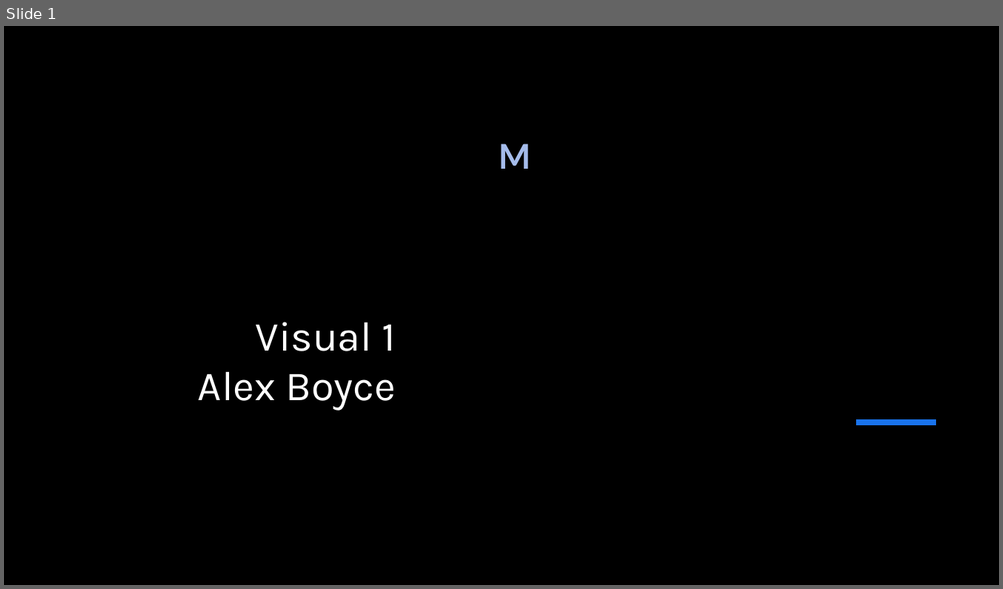
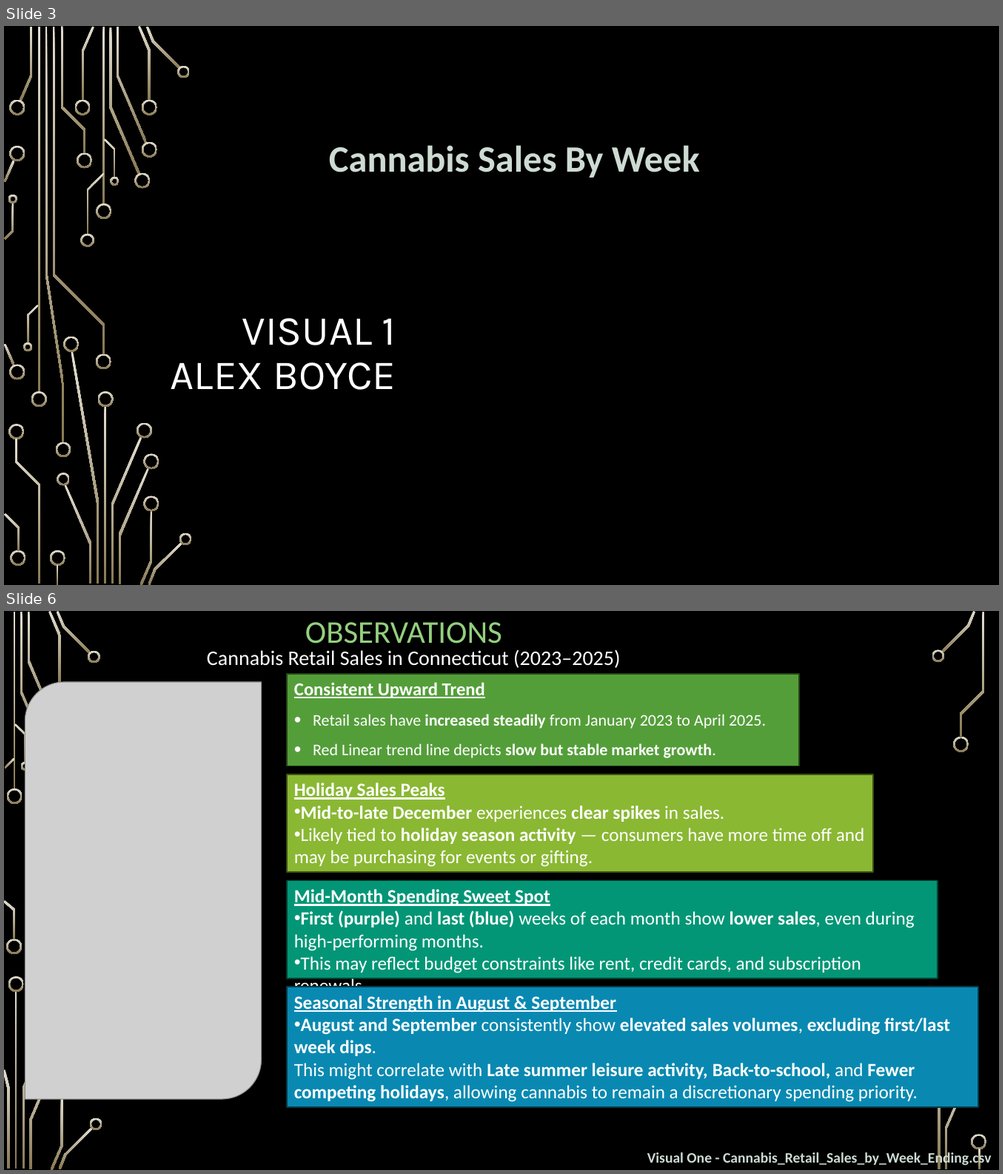
Before and after one commit to nood-leog/CS445-Group, a slide deck: Final Presentation Slides.pptx. Shown one above the other, each under a label of ours: slide 1 before the commit, slides 3 and 6 after it; the slides between them are not shown. The pictures are 1003x589 and 1003x1174 pixels, drawn with LibreOffice and Linux fonts; fonts in the diff are those of the drawing; grey boxes stand for pictures; background and template pictures are left out. Boxes give left, top, right and bottom in pixels: in the first picture for what was removed or moved away, otherwise in the second. Text is boxed around its words. In the diff, an @@ line names an element or a change of style, - is before the commit and + after.

```diff
--- a/Final Presentation Slides.pptx
+++ b/Final Presentation Slides.pptx
@@ slide 6 added at (4,611,999,1170), background picture (left out) @@
@@ title added at (305,622,502,651), 30.6 pt, text #93D07D @@
+OBSERVATIONS
@@ text added at (207,649,620,668), 20 pt, text #FFFFFF @@
+Cannabis Retail Sales in Connecticut (2023–2025)
@@ text added at (287,674,799,766), fill #549E39, outline #254519 1.25 pt, 15.7 pt, text #FFFFFF @@
+Consistent Upward Trend
+• Retail sales have increased steadily from January 2023 to April 2025.
+• Red Linear trend line depicts slow but stable market growth.
@@ picture added at (25,682,262,1099) @@
@@ rectangle added at (287,775,874,872), fill #8AB833, outline #3C5116 1.25 pt, 18 pt, text #FFFFFF @@
+Holiday Sales Peaks
+• Mid-to-late December experiences clear spikes in sales.
+• Likely tied to holiday season activity — consumers have more time off and may be purchasing for events or gifting.
@@ rectangle added at (287,881,937,979), fill #029676, outline #014234 1.25 pt, 18 pt, text #FFFFFF @@
+Mid-Month Spending Sweet Spot
+• First (purple) and last (blue) weeks of each month show lower sales, even during high-performing months.
+• This may reflect budget constraints like rent, credit cards, and subscription renewals.
@@ rectangle added at (287,987,978,1108), fill #0989B1, outline #043C4E 1.25 pt, 18 pt, text #FFFFFF, bold @@
+Seasonal Strength in August & September
+• August and September consistently show elevated sales volumes, excluding first/last week dips.
+This might correlate with Late summer leisure activity, Back-to-school, and Fewer competing holidays, allowing cannabis to remain a discretionary spending priority.
@@ text added at (647,1151,990,1167), 14 pt, text #CDDBD3, bold @@
+Visual One - Cannabis_Retail_Sales_by_Week_Ending.csv
@@ group added at (4,611,987,1170): 32 freeform shapes, 3 rectangles @@
@@ what was slide 1 is now slide 3 @@
@@ slide 3 changed as well @@
@@ rectangle removed at (301,26,999,585) @@
@@ text at (329,145,700,178): text changed; size 33 to 36 pt; font Lato to Calibri; text colour #A5BCEB to #CDDBD3 @@
-M
+Cannabis Sales By Week
@@ title at (170,318,396,390): text changed @@
-Visual 1
-Alex Boyce
+VISUAL 1
+ALEX BOYCE
@@ line removed from (856, 423) to (936, 423) @@
@@ group added at (4,26,192,585): 50 freeform shapes, 4 rectangles @@
```
Also in this commit, not shown: 21 other slides changed, 15 other slides added.
